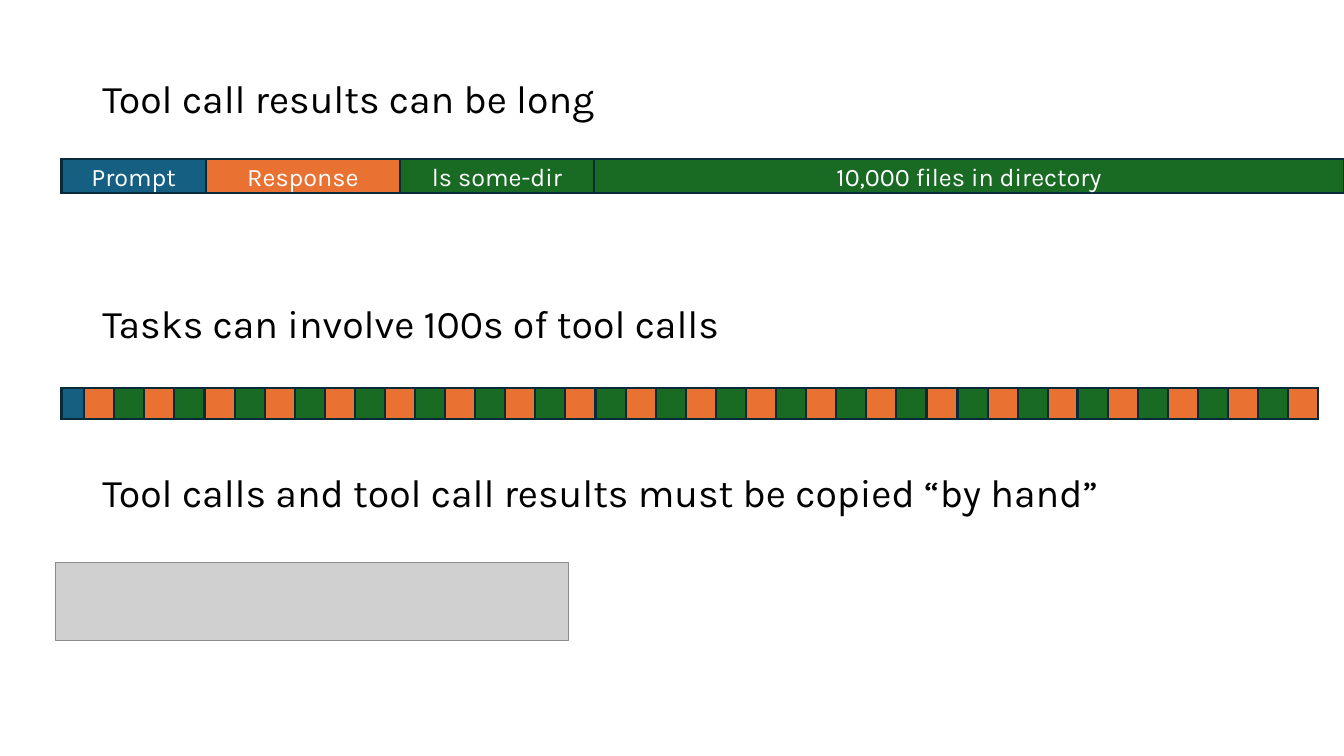
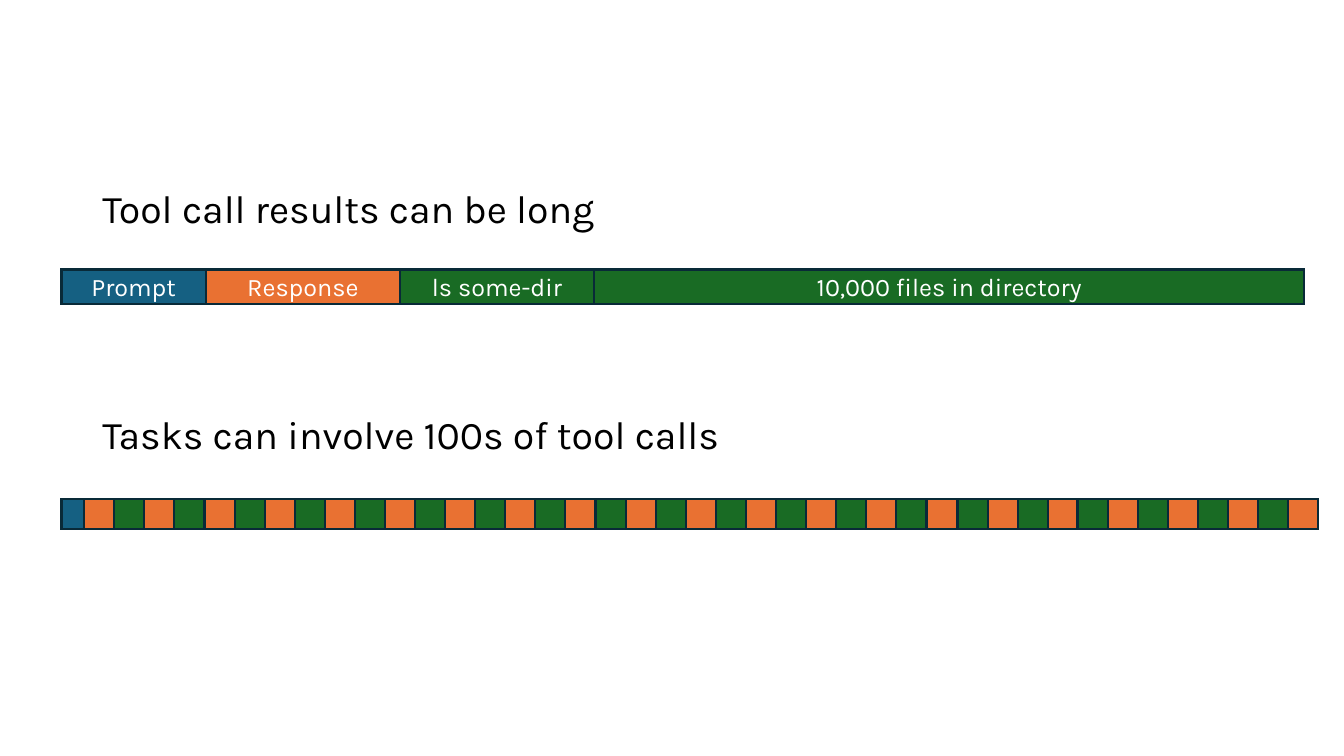
Before and after one commit to lukejoconnor/spell, a slide deck: slide 10 of writeup/spell-slides-030926.pptx. Drawn at 1344x756 pixels with LibreOffice and Linux fonts; fonts in the diff are those of the drawing; grey boxes stand for pictures. Boxes give left, top, right and bottom in pixels: in the first picture for what was removed or moved away, otherwise in the second. Text is boxed around its words. In the diff, an @@ line names an element or a change of style, - is before the commit and + after.

```diff
--- a/writeup/spell-slides-030926.pptx
+++ b/writeup/spell-slides-030926.pptx
@@ rectangle "10,000 files in directory" resized from (x1=594, y1=159, x2=1344, y2=194) to (x1=594, y1=269, x2=1305, y2=303) @@
@@ text at (x1=102, y1=480, x2=1098, y2=517): paragraph removed @@
-Tool calls and tool call results must be copied “by hand”
@@ 45 rectangles, 1 text moved together from (x1=62, y1=86, x2=1319, y2=517) to (x1=62, y1=196, x2=1319, y2=529) @@
@@ picture removed at (x1=55, y1=563, x2=569, y2=640) @@
```
Also in this commit, not shown: 11 other slides changed, 8 slides added, 5 slides removed, 3 other files.
